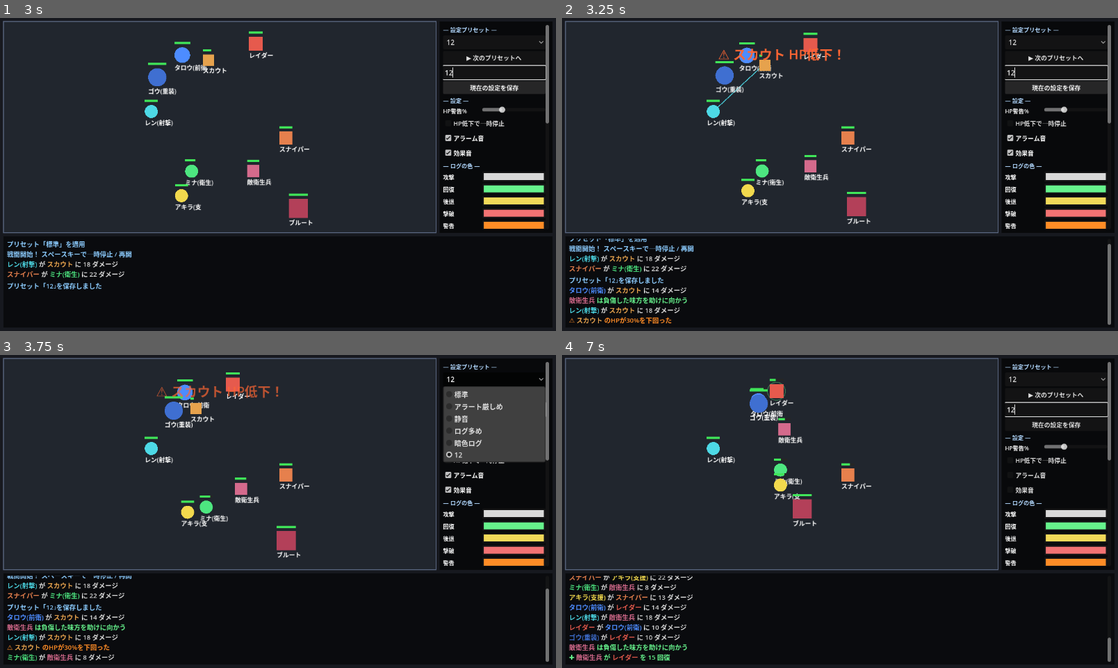
Above: before the commit, frames 1-4 (two rows, left to right).
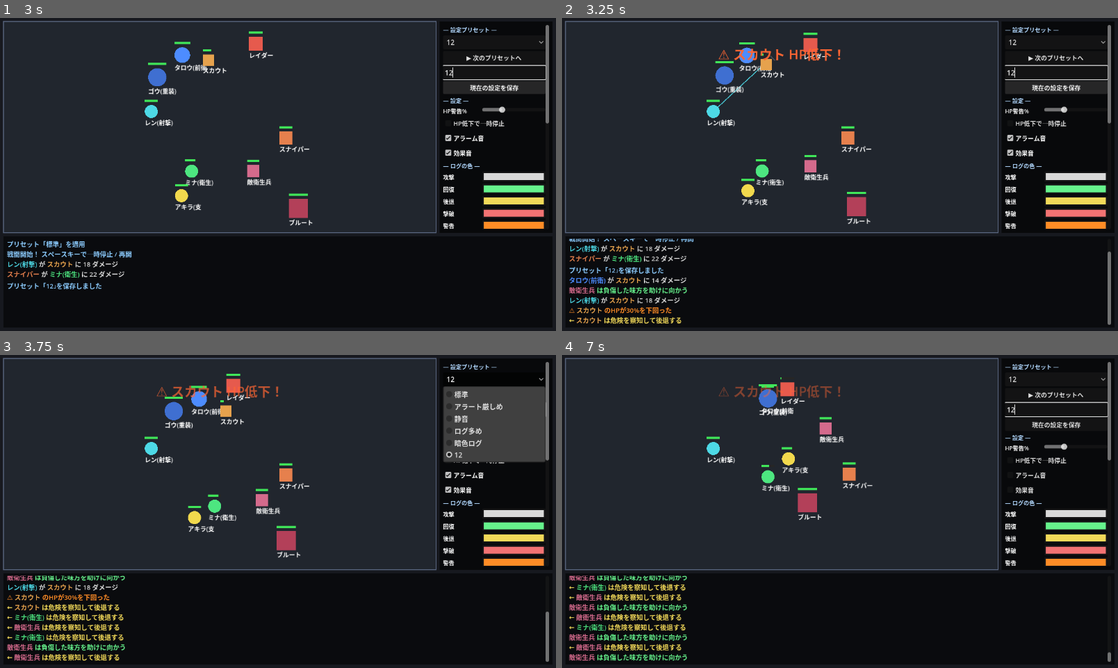
Above: after the commit, the same moments.

Repository: GGF1sh/AutoRTS-Project
Game: Godot game, scene res://Main.tscn
Same seed, same stepped clock (60 frames per second), same inputs: the game is played once before the commit and once after it.
Inputs (mouse positions are in pixels of both pictures, inside the frame that each line leads up to):
- Up to frame 1 (3 s): click (494, 74) at 0.52 s; type "12" at 0.6 s; click "標準" at 1.25 s; click "▶ 次のプリセットへ" at 2 s; click "現在の設定を保存" at 2.75 s
- Up to frame 2 (3.25 s): no input
- Up to frame 3 (3.75 s): click "12" at 3.5 s
- Up to frame 4 (7 s): click "HP低下で一時停止" at 4.25 s; click "アラーム音" at 5 s; click "効果音" at 5.75 s; click "味方" at 6.5 s

Frame 1 is identical in both runs. In frame 2, 2.6% of the frame differs, in the area x 1-99%, y 11-98%; in frame 3, 4.4%; in frame 4, 5.2%, in the area x 1-99%, y 7-98%.

Commit message:
v0.9.1: 後退の挙動修正＋近接/回復エフェクト改善
- 際限のない後退を解消:
  retreat_to_safe(安全距離で停止) / flee_to_healer(衛生兵へ退避) / heal_self(自己回復)
  回復でHP回復→ガンビット再評価で戦線復帰、盾役(Frontline/Raider/Brute)はHP0まで
- ロール別ガンビット再設計（gambits.json も同期）
- エフェクト: 近接=斜めスラッシュ(位置が動く)、回復=うにょうにょ波線(draw_polyline)
- rule の条件param と後退factor をキー分離して衝突回避
- ZoC/地形/障害物は DESIGN_QUESTIONS Q4 に記録

Diff:
--- a/Main.gd
+++ b/Main.gd
@@ -162,25 +162,50 @@
 	draw_rect(battle_rect, Color(0.35, 0.40, 0.50), false, 2.0)
 	for fx in _effects:
 		var a: float = clamp(fx["t"] / fx["life"], 0.0, 1.0)
-		if fx["type"] == "line":
-			var c: Color = fx["color"]
-			c.a = a
-			draw_line(fx["from"], fx["to"], c, 2.0)
-			draw_circle(fx["to"], 3.0 + 4.0 * a, c)
-		elif fx["type"] == "heal":
-			var hc: Color = Color(0.40, 1.0, 0.55, a)
-			var r: float = 10.0 + (1.0 - a) * 16.0
-			draw_arc(fx["from"], r, 0.0, TAU, 24, hc, 2.0)
+		match fx["type"]:
+			"line":  # 遠距離：ビーム＋着弾
+				var c: Color = fx["color"]
+				c.a = a
+				draw_line(fx["from"], fx["to"], c, 2.0)
+				draw_circle(fx["to"], 3.0 + 4.0 * a, c)
+			"slash":  # 近距離：斜めに走るスラッシュ
+				_draw_slash(fx["to"], a)
+			"heal":  # 回復：うにょうにょと立ち上る線
+				_draw_heal_squiggle(fx["from"], a)
+
+
+# 対象付近を斜めに横切る斬撃。残り時間で位置が動いて「斬った」感を出す。
+func _draw_slash(center: Vector2, a: float) -> void:
+	var p: float = 1.0 - a  # 0→1 で進む
+	var axis: Vector2 = Vector2(0.7071, -0.7071)  # 右上方向
+	var perp: Vector2 = Vector2(axis.y, -axis.x)
+	var c: Vector2 = center + axis * lerp(-18.0, 18.0, p)
+	var half: float = 16.0
+	var col: Color = Color(1.0, 1.0, 1.0, a)
+	draw_line(c - perp * half, c + perp * half, col, 3.0)
+
+
+# 回復：対象から上へ伸びる波線（うにょうにょ）
+func _draw_heal_squiggle(base: Vector2, a: float) -> void:
+	var phase: float = (1.0 - a) * 6.0
+	var pts: PackedVector2Array = PackedVector2Array()
+	for k in 13:
+		var yy: float = base.y - float(k) * 4.0
+		var xx: float = base.x + sin(float(k) * 0.9 + phase) * 7.0
+		pts.append(Vector2(xx, yy))
+	if pts.size() >= 2:
+		draw_polyline(pts, Color(0.40, 1.0, 0.55, a), 2.0)
 
 
 # Unit から呼ばれるエフェクト登録
-func add_attack_fx(from: Vector2, to: Vector2, color: Color) -> void:
-	_effects.append({ "type": "line", "from": from, "to": to, "color": color, "t": 0.18, "life": 0.18 })
+func add_attack_fx(from: Vector2, to: Vector2, color: Color, kind: String = "beam") -> void:
+	var ty: String = "slash" if kind == "slash" else "line"
+	_effects.append({ "type": ty, "from": from, "to": to, "color": color, "t": 0.18, "life": 0.18 })
 	queue_redraw()
 
 
 func add_heal_fx(pos: Vector2, _color: Color) -> void:
-	_effects.append({ "type": "heal", "from": pos, "to": pos, "color": Color.GREEN, "t": 0.35, "life": 0.35 })
+	_effects.append({ "type": "heal", "from": pos, "to": pos, "color": Color.GREEN, "t": 0.45, "life": 0.45 })
 	queue_redraw()
 
 
--- a/Unit.gd
+++ b/Unit.gd
@@ -131,6 +131,12 @@
 			_act_attack(_find_weakest_enemy(), delta)
 		"retreat":
 			_act_retreat(delta)
+		"retreat_to_safe":
+			_act_retreat_to_safe(rule.get("factor", 1.3), delta)
+		"flee_to_healer":
+			_act_flee_to_healer(rule.get("factor", 1.3), delta)
+		"heal_self":
+			_act_heal_self()
 		"move_to_nearest_enemy":
 			_act_move_to(_find_nearest_enemy(), delta)
 		"heal_lowest_hp_ally":
@@ -172,6 +178,55 @@
 	var dir: Vector2 = (global_position - e.global_position).normalized()
 	global_position += dir * move_speed * delta
 	_clamp_to_battlefield()
+
+
+# 安全距離まで下がったら止まる「際限のある後退」。
+# safe = 生存している敵の最大射程 × factor（近接だけなら近め、遠距離が居れば遠くまで）
+func _act_retreat_to_safe(factor: float, delta: float) -> void:
+	var e: Unit = _find_nearest_enemy()
+	if e == null:
+		_set_action("待機")
+		return
+	# 最寄りの脅威の射程 × factor まで下がる。最低 150px は確保（トリガー距離より広く）。
+	var safe: float = max(150.0, e.attack_range * factor)
+	var d: float = global_position.distance_to(e.global_position)
+	if d >= safe:
+		_set_action("待機(警戒)")  # 十分離れた → その場で警戒
+	else:
+		_set_action("後退")
+		var dir: Vector2 = (global_position - e.global_position).normalized()
+		global_position += dir * move_speed * delta
+		_clamp_to_battlefield()
+
+
+# 衛生兵のところへ後退する（衛生兵が居なければ安全距離後退にフォールバック）
+func _act_flee_to_healer(factor: float, delta: float) -> void:
+	var medic: Unit = _find_nearest_healer()
+	if medic == null:
+		_act_retreat_to_safe(factor, delta)
+		return
+	var d: float = global_position.distance_to(medic.global_position)
+	if d > 48.0:
+		_set_action("後退")
+		var dir: Vector2 = (medic.global_position - global_position).normalized()
+		global_position += dir * move_speed * delta
+		_clamp_to_battlefield()
+	else:
+		_set_action("待機(警戒)")  # 衛生兵のそばで回復を待つ
+
+
+# 自己回復（衛生兵が自分を治す）
+func _act_heal_self() -> void:
+	if hp >= max_hp:
+		_set_action("待機")
+		return
+	_set_action("自己回復")
+	if _cooldown_timer <= 0.0:
+		_cooldown_timer = attack_cooldown
+		if battle:
+			battle.add_heal_fx(global_position, base_color)
+			battle.play_heal_sfx()
+		receive_heal(heal_power, self)
 
 
 func _act_heal(threshold: float, delta: float) -> void:
@@ -238,6 +293,29 @@
 	return weakest
 
 
+# 生存している敵の最大攻撃射程（後退の安全距離計算に使う）
+func _max_enemy_range() -> float:
+	var m: float = 0.0
+	for u in _units_in(_enemy_group()):
+		if u.is_alive() and u.attack_range > m:
+			m = u.attack_range
+	return m
+
+
+# 最も近い「生きている味方の衛生兵（heal_power>0）」。自分は除く。
+func _find_nearest_healer() -> Unit:
+	var nearest: Unit = null
+	var best: float = INF
+	for u in _units_in(_ally_group()):
+		if u == self or not u.is_alive() or u.heal_power <= 0:
+			continue
+		var d: float = global_position.distance_to(u.global_position)
+		if d < best:
+			best = d
+			nearest = u
+	return nearest
+
+
 # HP割合が threshold 未満で最も弱った味方（自分以外）。Medic の回復対象用。
 func _find_wounded_ally(threshold: float) -> Unit:
 	var target: Unit = null
@@ -266,7 +344,8 @@
 	_cooldown_timer = attack_cooldown
 	var damage: int = max(1, attack_power - target.defense)
 	if battle:
-		battle.add_attack_fx(global_position, target.global_position, base_color)
+		var kind: String = "slash" if attack_range <= 90.0 else "beam"
+		battle.add_attack_fx(global_position, target.global_position, base_color, kind)
 		battle.play_attack_sfx()
 	target.take_damage(damage, self)
 
@@ -341,6 +420,12 @@
 		"後退":
 			battle.log_message("← %s は危険を察知して後退する" % unit_name,
 				"retreat", team_name())
+		"待機(警戒)":
+			battle.log_message("%s は安全圏まで下がり警戒している" % unit_name,
+				"retreat", team_name())
+		"自己回復":
+			battle.log_message("%s は自分を治療する" % unit_name,
+				"heal", team_name())
 		"回復", "接近(回復)":
 			battle.log_message("%s は負傷した味方を助けに向かう" % unit_name,
 				"heal", team_name())
@@ -351,27 +436,34 @@
 # ============================================================
 func _default_gambits(r: String) -> Array:
 	match r:
-		"Shooter":  # 近づかれたら後退して距離を取る（カイト）
+		"Shooter":  # 近づかれたらカイト。瀕死なら衛生兵へ
 			return [
-				{ "cond": "self_hp_below", "param": 0.3, "action": "retreat" },
-				{ "cond": "enemy_too_close", "param": 120.0, "action": "retreat" },
+				{ "cond": "self_hp_below", "param": 0.3, "action": "flee_to_healer", "factor": 1.3 },
+				{ "cond": "enemy_too_close", "param": 130.0, "action": "retreat_to_safe", "factor": 1.2 },
 				{ "cond": "enemy_in_range", "action": "attack_nearest" },
 				{ "cond": "nearest_enemy_exists", "action": "move_to_nearest_enemy" },
 			]
-		"Medic":  # 味方を回復。自分が危なければ逃げる
+		"Medic":  # 危険なら安全圏へ→自己回復→味方回復→復帰
 			return [
-				{ "cond": "self_hp_below", "param": 0.25, "action": "retreat" },
+				{ "cond": "enemy_too_close", "param": 110.0, "action": "retreat_to_safe", "factor": 1.3 },
+				{ "cond": "self_hp_below", "param": 0.6, "action": "heal_self" },
 				{ "cond": "ally_hp_below", "param": 0.7, "action": "heal_lowest_hp_ally" },
 				{ "cond": "enemy_in_range", "action": "attack_nearest" },
 				{ "cond": "nearest_enemy_exists", "action": "move_to_nearest_enemy" },
 			]
-		"Support":  # 弱った敵を集中攻撃。危なければ後退
+		"Support":  # 弱った敵を集中攻撃。瀕死なら衛生兵へ
 			return [
-				{ "cond": "self_hp_below", "param": 0.3, "action": "retreat" },
+				{ "cond": "self_hp_below", "param": 0.3, "action": "flee_to_healer" },
 				{ "cond": "enemy_in_range", "action": "attack_weakest" },
 				{ "cond": "nearest_enemy_exists", "action": "move_to_nearest_enemy" },
 			]
-		_:  # Frontline / Raider / Brute など：接近して殴る
+		"Scout":  # 高速・弱点狙い。瀕死なら安全圏へ
+			return [
+				{ "cond": "self_hp_below", "param": 0.3, "action": "retreat_to_safe" },
+				{ "cond": "enemy_in_range", "action": "attack_weakest" },
+				{ "cond": "nearest_enemy_exists", "action": "move_to_nearest_enemy" },
+			]
+		_:  # Frontline / Raider / Brute：盾役。退かずHP0まで戦う
 			return [
 				{ "cond": "enemy_in_range", "action": "attack_nearest" },
 				{ "cond": "nearest_enemy_exists", "action": "move_to_nearest_enemy" },
--- a/data/gambits.json
+++ b/data/gambits.json
@@ -1,31 +1,33 @@
 {
-	"_comment": "ロールごとのガンビット（条件→行動を上から評価し、最初に成立したものを実行）。cond/action は Unit.gd が対応しているキーのみ有効。param は割合(0.0-1.0)や距離(px)。",
+	"_comment": "ロールごとのガンビット（条件→行動を上から評価し、最初に成立したものを実行）。cond/action は Unit.gd が対応しているキーのみ有効。param=条件のしきい値（割合0-1や距離px）。factor=後退系の安全距離倍率（敵の最大射程×factor まで下がる）。",
 	"_conditions": [
 		"self_hp_below(param=割合)", "ally_hp_below(param=割合)",
 		"enemy_in_range", "enemy_too_close(param=距離)", "nearest_enemy_exists"
 	],
 	"_actions": [
-		"attack_nearest", "attack_weakest", "retreat",
-		"move_to_nearest_enemy", "heal_lowest_hp_ally"
+		"attack_nearest", "attack_weakest", "move_to_nearest_enemy",
+		"heal_lowest_hp_ally", "heal_self",
+		"retreat(際限なし)", "retreat_to_safe(factor=倍率)", "flee_to_healer(factor=倍率)"
 	],
 	"Frontline": [
 		{ "cond": "enemy_in_range", "action": "attack_nearest" },
 		{ "cond": "nearest_enemy_exists", "action": "move_to_nearest_enemy" }
 	],
 	"Shooter": [
-		{ "cond": "self_hp_below", "param": 0.3, "action": "retreat" },
-		{ "cond": "enemy_too_close", "param": 120.0, "action": "retreat" },
+		{ "cond": "self_hp_below", "param": 0.3, "action": "flee_to_healer", "factor": 1.3 },
+		{ "cond": "enemy_too_close", "param": 130.0, "action": "retreat_to_safe", "factor": 1.2 },
 		{ "cond": "enemy_in_range", "action": "attack_nearest" },
 		{ "cond": "nearest_enemy_exists", "action": "move_to_nearest_enemy" }
 	],
 	"Medic": [
-		{ "cond": "self_hp_below", "param": 0.25, "action": "retreat" },
+		{ "cond": "enemy_too_close", "param": 110.0, "action": "retreat_to_safe", "factor": 1.3 },
+		{ "cond": "self_hp_below", "param": 0.6, "action": "heal_self" },
 		{ "cond": "ally_hp_below", "param": 0.7, "action": "heal_lowest_hp_ally" },
 		{ "cond": "enemy_in_range", "action": "attack_nearest" },
 		{ "cond": "nearest_enemy_exists", "action": "move_to_nearest_enemy" }
 	],
 	"Support": [
-		{ "cond": "self_hp_below", "param": 0.3, "action": "retreat" },
+		{ "cond": "self_hp_below", "param": 0.3, "action": "flee_to_healer", "factor": 1.3 },
 		{ "cond": "enemy_in_range", "action": "attack_weakest" },
 		{ "cond": "nearest_enemy_exists", "action": "move_to_nearest_enemy" }
 	],
@@ -34,7 +36,7 @@
 		{ "cond": "nearest_enemy_exists", "action": "move_to_nearest_enemy" }
 	],
 	"Scout": [
-		{ "cond": "self_hp_below", "param": 0.25, "action": "retreat" },
+		{ "cond": "self_hp_below", "param": 0.3, "action": "retreat_to_safe", "factor": 1.2 },
 		{ "cond": "enemy_in_range", "action": "attack_weakest" },
 		{ "cond": "nearest_enemy_exists", "action": "move_to_nearest_enemy" }
 	],
Not shown, changed: docs/VERSION_HISTORY.md
Not shown, changed: docs/ai-log/Claude.md
Not shown, changed: docs/ideas/DESIGN_QUESTIONS.md
Not shown, added: docs/phases/v0.9.1_RetreatAndFx.md
